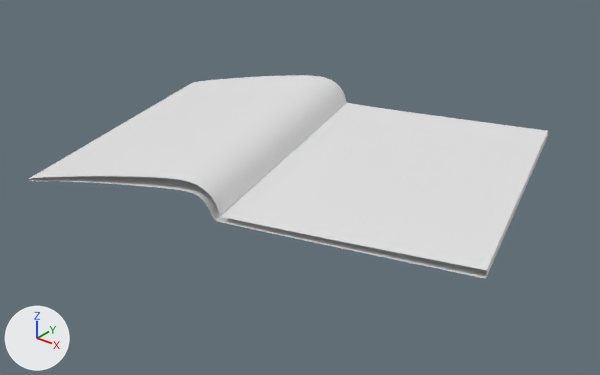
The FBX model Assets/VR4VET/Components/Reception/Models/magazin.fbx, before and after one commit.
One viewpoint serves both versions: a 50 mm camera at (0.286, -0.847, 0.289) aimed at (-0.112, -0.349, -0.02). Every picture has the same lights, and +X, +Y and +Z are marked at lower left. Where no turn or scale is listed for an object, it has been applied to the vertices.

In view in the first picture: 'Magazin'.
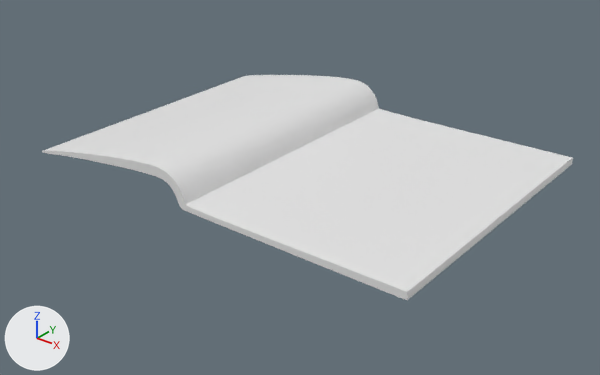
Location of each change, [x1, y1, x2, y2] in pixels of the pictures (600 x 375 px):
```json
{"object": "Magazin", "change": "reshaped, turned, rescaled", "before": [27, 75, 548, 279], "after": [43, 75, 573, 300]}
{"object": "Deckfläche_1", "change": "added", "after": [42, 151, 408, 300]}
```

Edits to the scene script, one JSON object a line:
```json
{"block": "me_mesh_006", "where": "me_mesh_006.from_pydata(...)  # 144 vertices, 72 faces; spans x -20.7..21.8, y 0.0..2.9, z -15.3..14.7"}
{"block": "me_mesh_006", "where": "# used by ob_magazin; location = (-0.1245, -0.3383, 0.0); rotation_euler = (1.571, 0.0, 0.266), in degrees (90, 0, 15); scale = (0.00874, 0.01, 0.00874)"}
{"block": "me_mesh_006", "change": "me_mesh_006 part 1: the whole mesh is multiplied about the mesh origin by the matrix ((0.874, 0.0, 0.005), (0.0, 1.0, 0.0), (-0.005, 0.0, 0.874))"}
{"op": "add", "block": "me_mesh_016", "code": ["me_mesh_016 = bpy.data.meshes.new('Mesh.016')", "me_mesh_016.from_pydata(...)  # 72 vertices, 70 faces; spans x 0.654..1.025, y 0.004..0.006, z 1.591..1.619"]}
{"op": "set", "path": "ob_magazin.rotation_euler", "old": "(1.571, 0.0, 0.266)", "new": "(1.571, 0.0, 0.0)", "note": "degrees (90, 0, 15) -> degrees (90, 0, 0)"}
{"op": "set", "path": "ob_magazin.scale", "old": "(0.00874, 0.01, 0.00874)", "new": "(0.01, 0.01, 0.01)"}
{"op": "add", "block": "ob_deckfläche_1", "code": ["ob_deckfläche_1 = bpy.data.objects.new('Deckfläche_1', me_mesh_016)", "ob_deckfläche_1.location = (-0.9586, -0.4714, -1.5905)"]}
```
